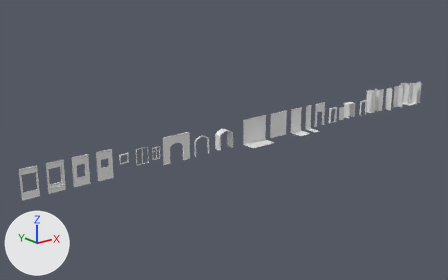
Before and after pictures for a commit that changed the FBX model UnityProject/Assets/LevelDesignSetup1.fbx.
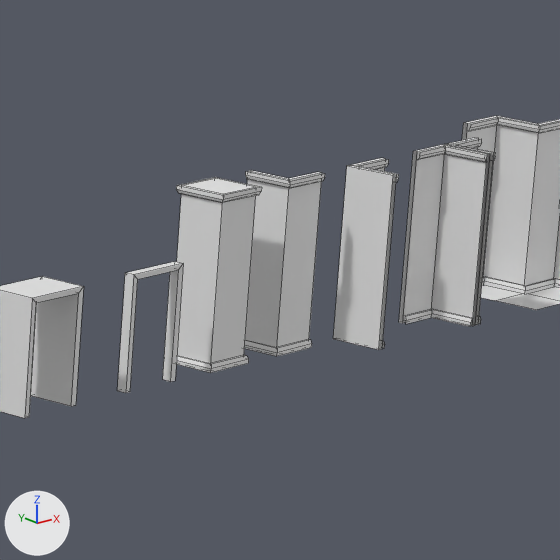
The first picture shows the older version from a camera (50 mm lens) standing at (-0.655, -0.614, 0.259) and looking at (-0.136, 0.035, -0.001). The close-ups show both versions on the part from 77% to 92% of the width and 25% to 48% of the height of that picture; other places that the commit changed are outside them. Lighting does not change. The marker at lower left points along +X, +Y and +Z. The close-ups show mesh edges as thin lines. Where no turn or scale is listed for an object, it has been applied to the vertices.

Before the edit, the objects in view are built like this:
```python
me_floor_regular_fordoublecorners = bpy.data.meshes.new('floor_regular_ForDoubleCorners')
me_floor_regular_fordoublecorners.from_pydata([(0.01, -0.01, 0.0), (-0.01, -0.01, 0.0), (-0.01, 0.01, 0.0), (0.0, -0.01, 0.0), (0.0, 0.01, 0.0), (-0.01, 0.0, 0.0), (0.01, 0.0, 0.0), (0.0, 0.0, 0.0)], [], [(5, 7, 4, 2), (3, 0, 6, 7), (1, 3, 7, 5)])
me_floor_regular_fordoublecorners.materials.append(mat_none__woodfloor_base_png)  # its picture is missing
me_wall_regular_cornerelement_b = bpy.data.meshes.new('wall_regular_cornerElement_B')
me_wall_regular_cornerelement_b.from_pydata(...)  # 36 vertices, 20 faces; spans x -0.0007..0.01, y -0.0005..0.0102, z 0.0..0.035
me_wall_regular_cornerelement_b.materials.append(mat_none__concretewall_v1_png)  # its picture is missing
me_wall_regular_t_corner_r = bpy.data.meshes.new('wall_regular_T-corner_R')
me_wall_regular_t_corner_r.from_pydata(...)  # 36 vertices, 20 faces; spans x -0.008..0.002, y -0.01..0.001, z 0.0..0.035
me_wall_regular_t_corner_r.materials.append(mat_none__concretewall_v1_png)  # its picture is missing
ob_floor_regular_fordoublecorners = bpy.data.objects.new('floor_regular_ForDoubleCorners', me_floor_regular_fordoublecorners)
ob_floor_regular_fordoublecorners.location = (0.24, 0.0, 0.0)
ob_wall_regular_cornerelement_b = bpy.data.objects.new('wall_regular_cornerElement_B', me_wall_regular_cornerelement_b)
ob_wall_regular_cornerelement_b.location = (0.16, -0.0002, 0.0)
ob_wall_regular_t_corner_r = bpy.data.objects.new('wall_regular_T-corner_R', me_wall_regular_t_corner_r)
ob_wall_regular_t_corner_r.location = (0.208, 0.0, 0.0)
# also in view: 'wall_regular_SquareHallWay' at (0.093, 0.005, 0.012); 'wall_regular_SquareHallWaySHORT' at (0.122, 0.001, 0.012); 'wall_regular_pillar' at (0.145, 0.005, 0.018); 'wall_regular_T-corner_L' at (0.215, -0.005, 0.018); 'wall_regular_DoubleCorner' at (0.241, 0.001, 0.017)
```
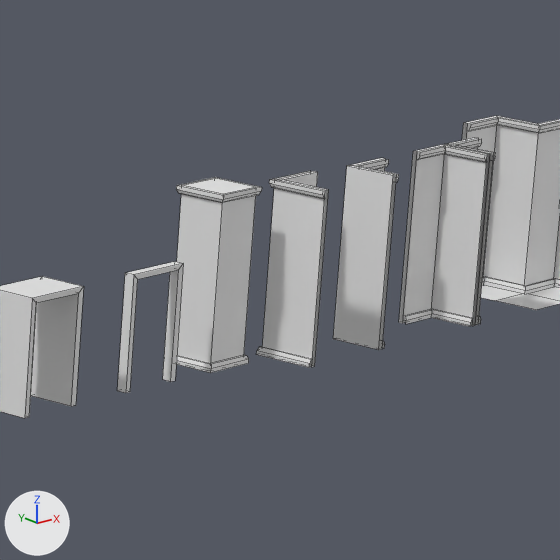
What changed in the scene script:
```text
Change me_wall_regular_cornerelement_b:
    used by ob_wall_regular_cornerelement_b; location = (0.16, -0.0002, 0.0)
    remove me_wall_regular_cornerelement_b.from_pydata(...)  # 36 vertices, 20 faces; spans x -0.0007..0.01, y -0.0005..0.0102, z 0.0..0.035
    add me_wall_regular_cornerelement_b.from_pydata(...)  # 36 vertices, 20 faces; spans x -0.0005..0.0122, y -0.012..0.0007, z 0.0..0.035
    me_wall_regular_cornerelement_b part 1: 36 of 36 vertices moved; they spanned x -0.0007..0.01, y -0.0005..0.0102, z 0.0..0.035 and now span x -0.0005..0.0122, y -0.012..0.0007, z 0.0..0.035; mean shift (0.0009, -0.0074, 0.0); largest move (-0.0007, 0.0102, 0.0342) -> (0.0122, 0.0007, 0.0342)
Change ob_wall_regular_cornerelement_b:
    ob_wall_regular_cornerelement_b.location: (0.16, -0.0002, 0.0) -> (0.1578, 0.002, 0.0)
```

What differs and where, as boxes [x1, y1, x2, y2] in the close-ups (560 x 560 px):
'wall_regular_cornerElement_B', reshaped, moved: before [245, 170, 325, 356]; after [256, 170, 329, 367]
